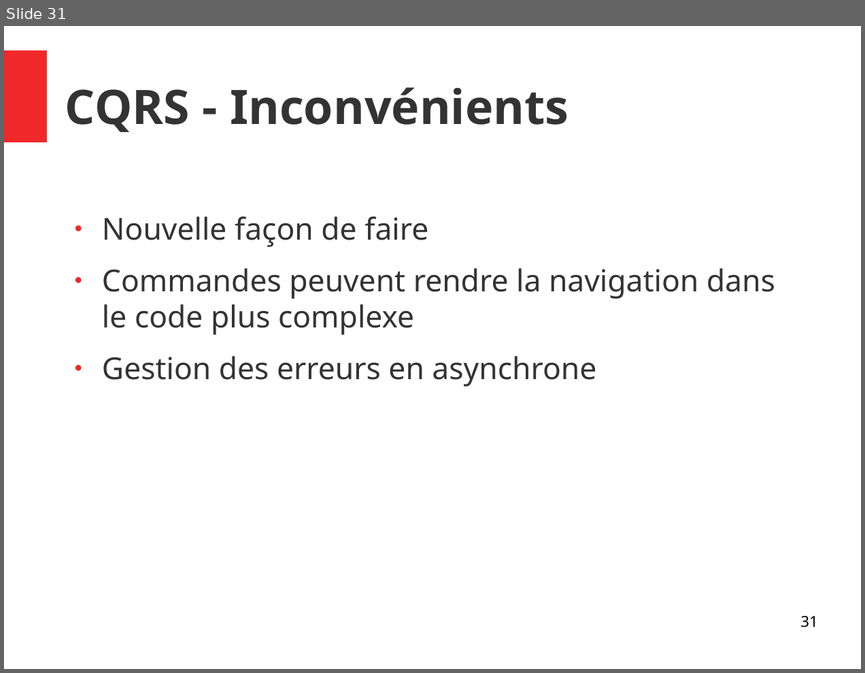
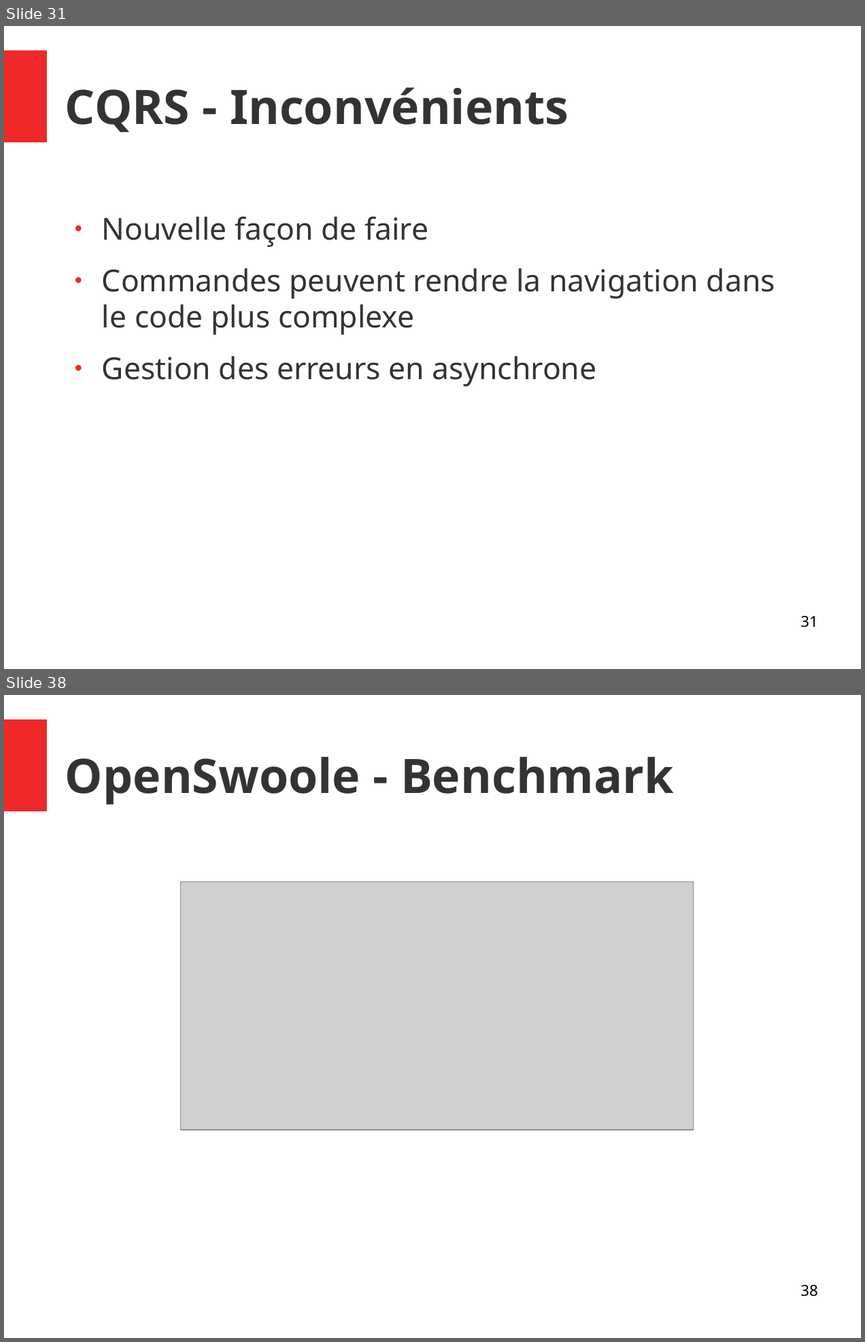
Before and after one commit to vincent4vx/mvp-poc, a slide deck: retrospective.odp. Shown one above the other, each under a label of ours: slide 31 before the commit, slides 31 and 38 after it; the slides between them are not shown. The pictures are 865x673 and 865x1342 pixels, drawn with LibreOffice and Linux fonts; fonts in the diff are those of the drawing; grey boxes stand for pictures. Boxes give left, top, right and bottom in pixels: in the first picture for what was removed or moved away, otherwise in the second. Text is boxed around its words. In the diff, an @@ line names an element or a change of style, - is before the commit and + after.

Commit message:
OpenSwoole + rétrospective

```diff
--- a/retrospective.odp
+++ b/retrospective.odp
@@ slide 38 added at (x1=4, y1=695, x2=861, y2=1338), background #FFFFFF; not listed: 1 template element that a slide beside it also shows @@
@@ title added at (x1=65, y1=757, x2=674, y2=804), 44 pt, text #333333, bold @@
+OpenSwoole - Benchmark
@@ picture added at (x1=181, y1=881, x2=694, y2=1130) @@
@@ page number added at (x1=800, y1=1285, x2=817, y2=1296), 14 pt, text #000000 @@
+38
```
Also in this commit, not shown: 1 slide changed, 7 other slides added, 11 other files.
